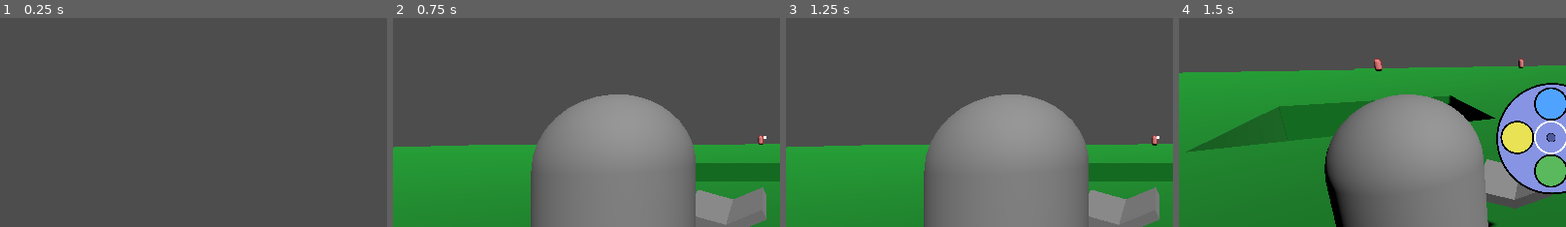
Above: before the commit, frames 1-4 (left to right).
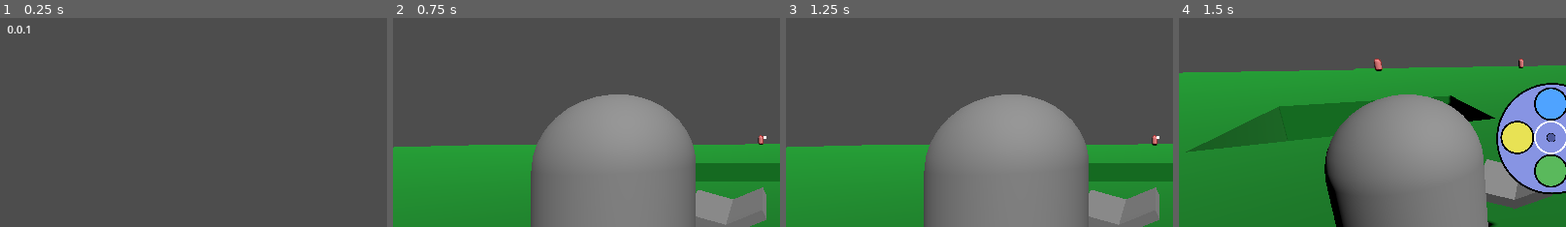
Above: after the commit, the same moments.

Repository: Tuocs/Project-Magic
Game: Godot game, scene res://main_menu.tscn
Two runs of this game, one before a commit and one after it. Both use one fixed random seed, a clock stepped at 60 frames per second and the inputs below.
Inputs (mouse positions are % of the whole screen's width and height, from its top left):
- Up to frame 1 (0.25 s): no input
- Up to frame 2 (0.75 s): click "Quick Cast" at 0.5 s
- Up to frame 3 (1.25 s): no input
- Up to frame 4 (1.5 s): tap Enter at 1.25 s; move the mouse to (55, 48) at 1.27 s; hold W (move_forward) from 1.28 s (still down); hold Alt (edit_magic) from 1.28 s (still down)
The pictures show only the part of the screen within x 2-52%, y 20-70%; the shares and areas given below are measured in that part.

The runs differ from the first frame. In frame 1, 0.1% of the frame differs, in the area x 2-8%, y 3-8%; in frame 2, nothing differs; in frame 3, nothing differs; in frame 4, nothing differs.

Commit message:
version text

Diff:
--- a/Scripts/main_menu.gd
+++ b/Scripts/main_menu.gd
@@ -3,12 +3,14 @@
 var Level1
 var Level2
 var Level3
+@export var versionText: Label
 
 # Called when the node enters the scene tree for the first time.
 func _ready() -> void:
 	Level1 = preload("res://Scenes/quick_cast_main.tscn")
 	Level2 = preload("res://Scenes/manual_cast_main.tscn")
 	Level3 = preload("res://Scenes/instant_manual_cast_main.tscn")
+	versionText.text = ProjectSettings.get_setting("application/config/version")
 
 # Called every frame. 'delta' is the elapsed time since the previous frame.
 func _process(delta: float) -> void:
--- a/main_menu.tscn
+++ b/main_menu.tscn
@@ -2,7 +2,7 @@
 
 [ext_resource type="Script" uid="uid://c0e144r7ea63t" path="res://Scripts/main_menu.gd" id="1_06t4h"]
 
-[node name="Menu" type="Control"]
+[node name="Menu" type="Control" node_paths=PackedStringArray("versionText")]
 layout_mode = 3
 anchors_preset = 15
 anchor_right = 1.0
@@ -10,6 +10,7 @@
 grow_horizontal = 2
 grow_vertical = 2
 script = ExtResource("1_06t4h")
+versionText = NodePath("Label")
 
 [node name="Button" type="Button" parent="."]
 layout_mode = 0
@@ -35,6 +36,14 @@
 offset_bottom = 128.0
 text = "Instant Manual Cast"
 
+[node name="Label" type="Label" parent="."]
+layout_mode = 0
+offset_left = 34.0
+offset_top = 151.0
+offset_right = 74.0
+offset_bottom = 174.0
+text = "0.0.0"
+
 [connection signal="pressed" from="Button" to="." method="_on_button_pressed"]
 [connection signal="pressed" from="Button2" to="." method="_on_button_2_pressed"]
 [connection signal="pressed" from="Button3" to="." method="_on_button_3_pressed"]
--- a/project.godot
+++ b/project.godot
@@ -11,6 +11,7 @@
 [application]
 
 config/name="Quick Cast Magic"
+config/version="0.0.1"
 run/main_scene="uid://o2ygfbwk5t5y"
 config/features=PackedStringArray("4.5", "Forward Plus")
 config/icon="res://Assets/textures/icon.svg"
